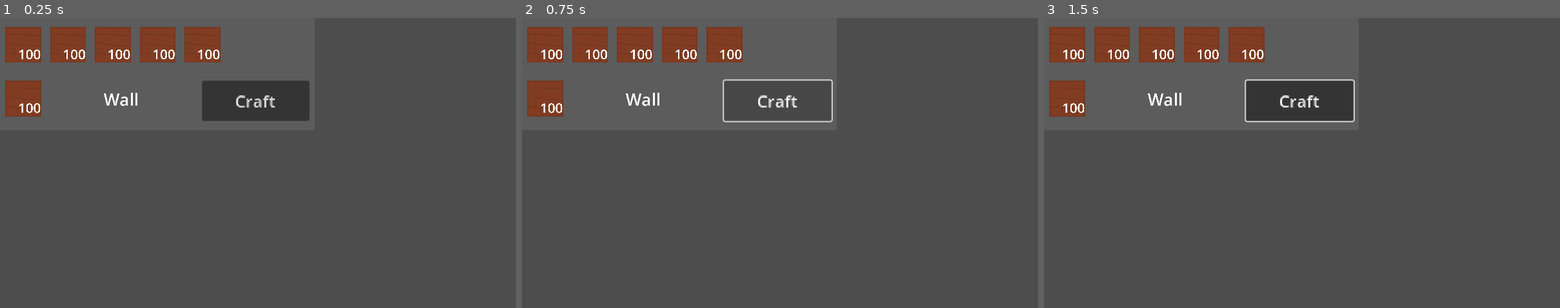
Above: before the commit, frames 1-3 (left to right).
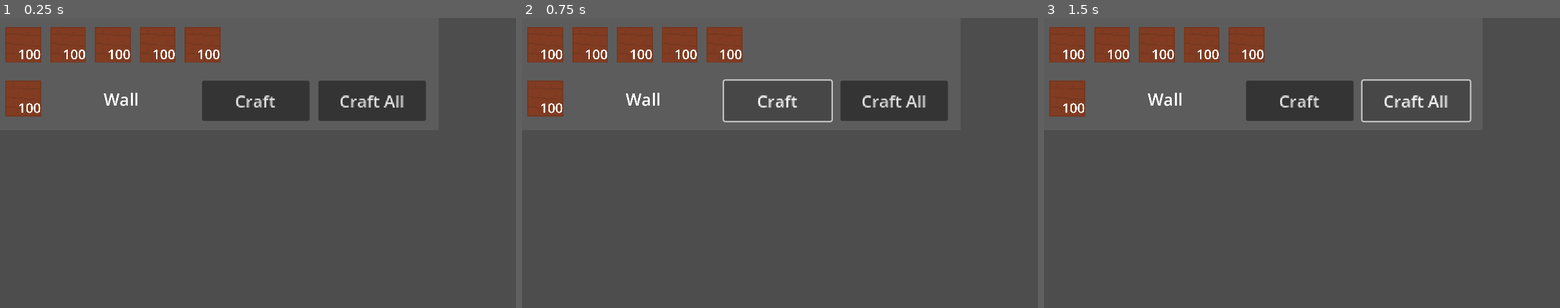
Above: after the commit, the same moments.

Repository: GamerninjaSKYT/OpenBox
Game: Godot game, scene res://recipe.tscn
The game is run twice, just before and just after one commit, with the same random seed, the same clock (stepped at 60 frames per second) and the same inputs. This scene is started directly instead of the project's main scene.
Inputs (mouse positions are in pixels of both pictures, inside the frame that each line leads up to):
- Up to frame 1 (0.25 s): no input
- Up to frame 2 (0.75 s): click "Craft" at 0.5 s
- Up to frame 3 (1.5 s): click (1415, 102) at 1.25 s, where only the run after the commit has a clickable "Craft All"

The runs differ from the first frame. In frame 1, 2.8% of the frame differs, in the area x 61-83%, y 21-36%; in frame 2, 2.8%; in frame 3, 1.0%.
Error in both runs: Invalid access to property or key 'items' on a base object of type 'Nil'. (res://recipeui.gd:14)

Commit message:
Added a "Craft All" button

Diff:
--- a/recipe.tscn
+++ b/recipe.tscn
@@ -21,7 +21,7 @@
 [node name="TextureRect" type="TextureRect" parent="."]
 self_modulate = Color(0.362829, 0.362829, 0.362829, 1)
 layout_mode = 0
-offset_right = 703.0
+offset_right = 979.0
 offset_bottom = 250.0
 texture = ExtResource("1_cflcr")
 
@@ -167,6 +167,16 @@
 theme_override_font_sizes/font_size = 25
 text = "Craft"
 
+[node name="Button2" type="Button" parent="TextureRect"]
+layout_mode = 0
+offset_left = 711.0
+offset_top = 140.0
+offset_right = 871.0
+offset_bottom = 200.0
+scale = Vector2(1.5, 1.5)
+theme_override_font_sizes/font_size = 25
+text = "Craft All"
+
 [node name="Label" type="Label" parent="TextureRect"]
 layout_mode = 0
 offset_left = 112.0
@@ -182,3 +192,4 @@
 clip_text = true
 
 [connection signal="button_down" from="TextureRect/Button" to="." method="_on_craft_button_down"]
+[connection signal="button_down" from="TextureRect/Button2" to="." method="_on_button_2_button_down"]
--- a/recipeui.gd
+++ b/recipeui.gd
@@ -36,3 +36,8 @@
 			inv.items[craftui.resultslot.id].count = 0
 		inv.items[craftui.resultslot.id].item = rec.result.item
 		inv.items[craftui.resultslot.id].count += rec.result.count
+
+
+func _on_button_2_button_down():
+	for i in range(rec.result.item.maxcount):
+		_on_craft_button_down()
